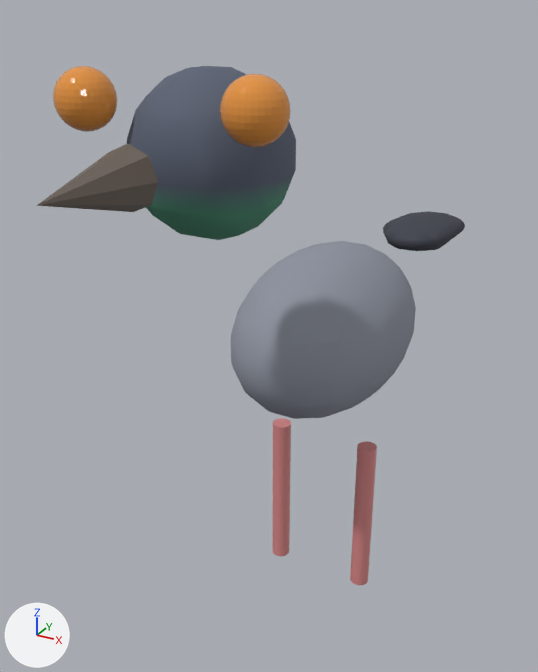
The glTF model public/models/pigeon.glb as it was, and as the next commit left it.
Before and after are seen from a 50 mm camera at (0.112, -0.252, 0.236) aimed at (-0.022, -0.008, 0.114). The lights are fixed; the arrows at lower left show +X, +Y and +Z. The first picture is the older version.

The first picture shows 'pigeon.001'.
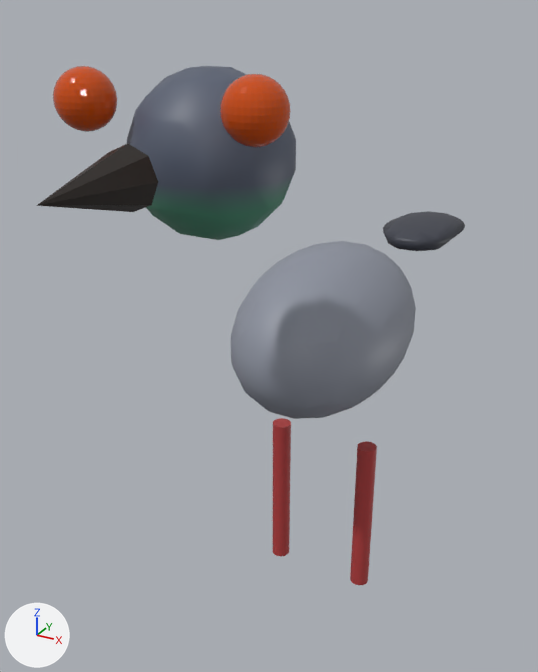
Edits to the scene script, one JSON object a line:
```json
{"block": "mat_beak", "where": "n2 = _N.new('ShaderNodeMix'); n2.name = 'Mix'"}
{"op": "set", "path": "n2.inputs[7].default_value", "old": "(0.15, 0.12, 0.1, 1.0)", "new": "(0.0154, 0.00942, 0.00631, 1.0)", "note": "'B', brown #6c6159 -> 'B', black #211813"}
{"block": "mat_peye", "where": "n2 = _N.new('ShaderNodeMix'); n2.name = 'Mix'"}
{"op": "set", "path": "n2.inputs[7].default_value", "old": "(0.8, 0.3, 0.05, 1.0)", "new": "(0.612, 0.0707, 0.00137, 1.0)", "note": "'B', orange #e7953f -> 'B', orange #cd4b05"}
{"block": "mat_leg", "where": "n2 = _N.new('ShaderNodeMix'); n2.name = 'Mix'"}
{"op": "set", "path": "n2.inputs[7].default_value", "old": "(0.7, 0.25, 0.25, 1.0)", "new": "(0.456, 0.0474, 0.0474, 1.0)", "note": "'B', pink #da8989 -> 'B', red #b43d3d"}
{"block": "mat_peye_001", "where": "n2 = _N.new('ShaderNodeMix'); n2.name = 'Mix'"}
{"op": "set", "path": "n2.inputs[7].default_value", "old": "(0.8, 0.3, 0.05, 1.0)", "new": "(0.612, 0.0707, 0.00137, 1.0)", "note": "'B', orange #e7953f -> 'B', orange #cd4b05"}
{"block": "mat_leg_001", "where": "n2 = _N.new('ShaderNodeMix'); n2.name = 'Mix'"}
{"op": "set", "path": "n2.inputs[7].default_value", "old": "(0.7, 0.25, 0.25, 1.0)", "new": "(0.456, 0.0474, 0.0474, 1.0)", "note": "'B', pink #da8989 -> 'B', red #b43d3d"}
```

Changed parts and their boxes [x1, y1, x2, y2] in the pictures (538 x 672 px):
```json
{"object": "pigeon.001", "change": "surface changed", "before": [36, 66, 455, 585], "after": [36, 66, 455, 585]}
```
